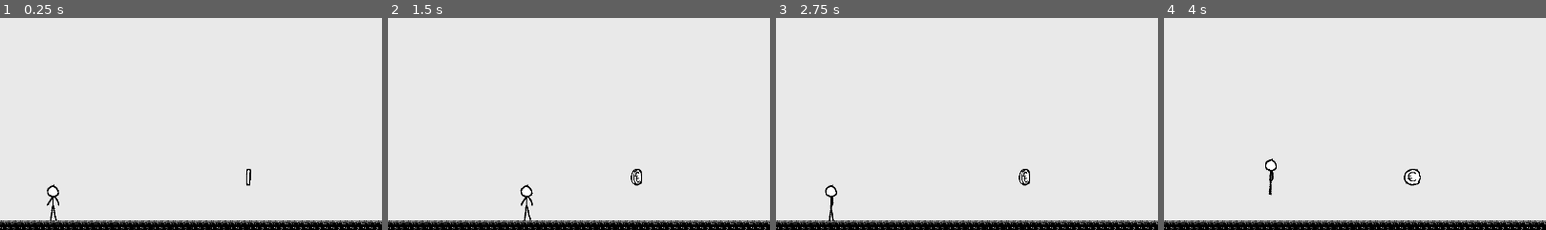
Above: before the commit, frames 1-4 (left to right).
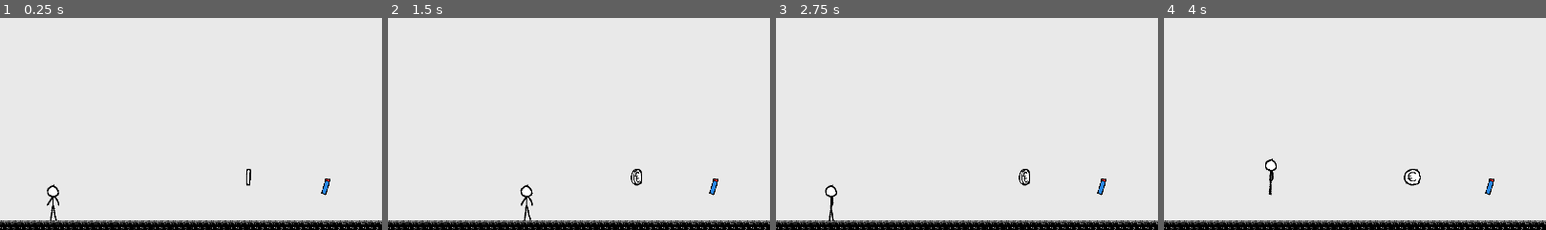
Above: after the commit, the same moments.

Repository: dennis-jung/ggj2025
Game: Godot game, scene res://scenes/tileset_test/game.tscn
Two runs of this game, one before a commit and one after it. Both use one fixed random seed, a clock stepped at 60 frames per second and the inputs below.
Inputs (mouse positions are % of the whole screen's width and height, from its top left):
- Up to frame 1 (0.25 s): no input
- Up to frame 2 (1.5 s): tap Enter (ui_accept) at 0.5, 0.77 s; move the mouse to (72, 44) at 0.52 s; hold Right (ui_right) 0.53-1.25 s; tap B (create_bubble) at 0.6 s; click (72, 44) at 0.67 s; drag from (30, 54) to (32, 88) at 1.27 s
- Up to frame 3 (2.75 s): move the mouse to (60, 27) at 2.02 s; hold Left (ui_left) from 2.03 s (still down); tap U at 2.1 s
- Up to frame 4 (4 s): release Left (ui_left) at 2.75 s; drag from (45, 70) to (20, 34) at 2.77 s; move the mouse to (80, 65) at 3.52 s; hold Right (ui_right) from 3.53 s (still down); tap Tab at 3.6 s; tap Enter (ui_accept) at 3.77 s
The pictures show only the part of the screen within x 0-50%, y 50-100%; the shares and areas given below are measured in that part.

The runs differ from the first frame. In frame 1, 0.1% of the frame differs, in the area x 84-87%, y 75-84%; in frame 2, 0.1%; in frame 3, 0.1%; in frame 4, 0.1%.

Commit message:
Update game.tscn

Diff:
--- a/scenes/tileset_test/game.tscn
+++ b/scenes/tileset_test/game.tscn
@@ -1,8 +1,9 @@
-[gd_scene load_steps=13 format=4 uid="uid://d1dag16tak0ri"]
+[gd_scene load_steps=14 format=4 uid="uid://d1dag16tak0ri"]
 
 [ext_resource type="Texture2D" uid="uid://b5hvmgovyiqbg" path="res://assets/img/monochrome_tilemap_transparent_packed.png" id="1_bi1ic"]
 [ext_resource type="Script" path="res://scenes/tileset_test/game.gd" id="1_qc4pq"]
 [ext_resource type="Texture2D" uid="uid://dvxhqvonbype5" path="res://assets/img/monochrome_tilemap_packed.png" id="2_bcycn"]
+[ext_resource type="PackedScene" uid="uid://db4bew06g5wch" path="res://scenes/soap/soap.tscn" id="2_woiq4"]
 [ext_resource type="PackedScene" uid="uid://dtpks5xx7tr3" path="res://scenes/sticky/sticky.tscn" id="4_j8351"]
 [ext_resource type="PackedScene" uid="uid://bm0e4bse51i2y" path="res://scenes/coin/coin.tscn" id="5_wfcg5"]
 [ext_resource type="FontFile" uid="uid://bry606wi80okf" path="res://assets/img/Kenney Mini Square Mono.ttf" id="6_djfp3"]
@@ -874,6 +875,9 @@
 [node name="Coin" parent="." instance=ExtResource("5_wfcg5")]
 position = Vector2(624, 947)
 
+[node name="Soap" parent="." instance=ExtResource("2_woiq4")]
+position = Vector2(819, 971)
+
 [node name="UI" type="CanvasLayer" parent="."]
 script = ExtResource("6_onw53")
 
